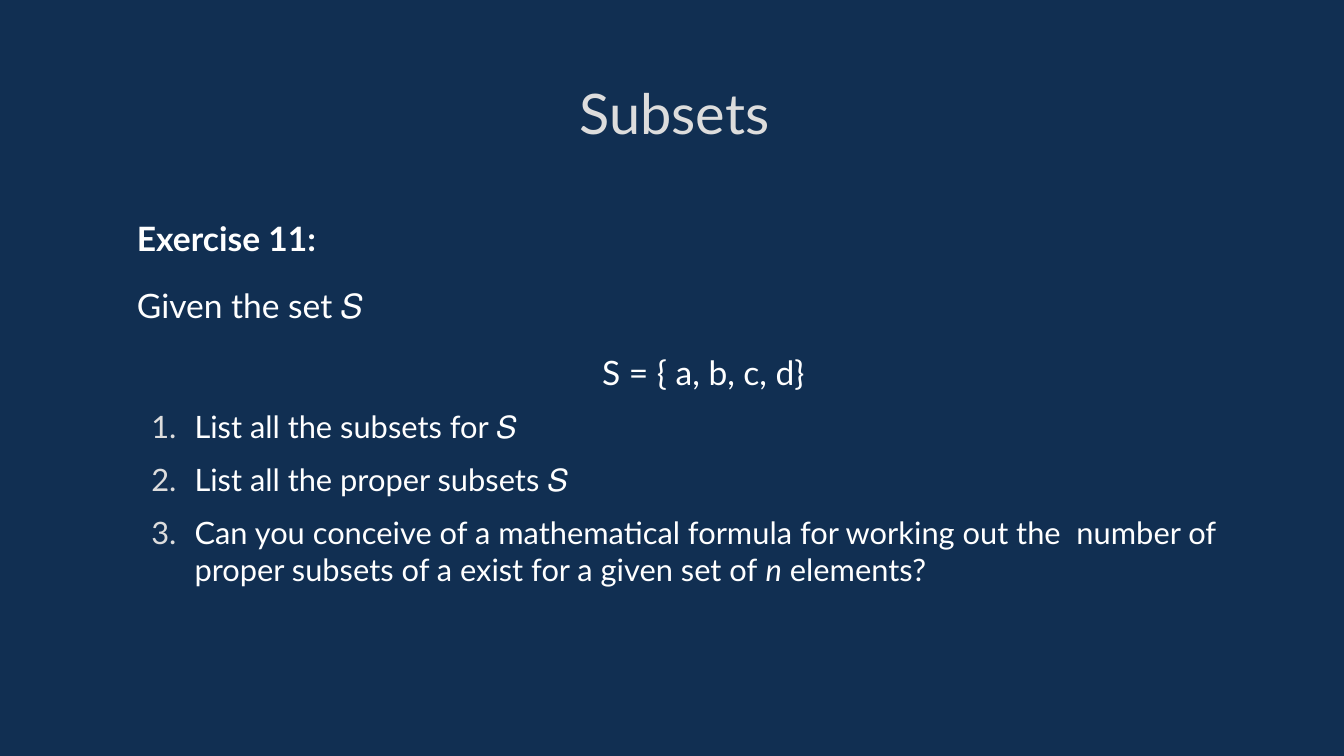
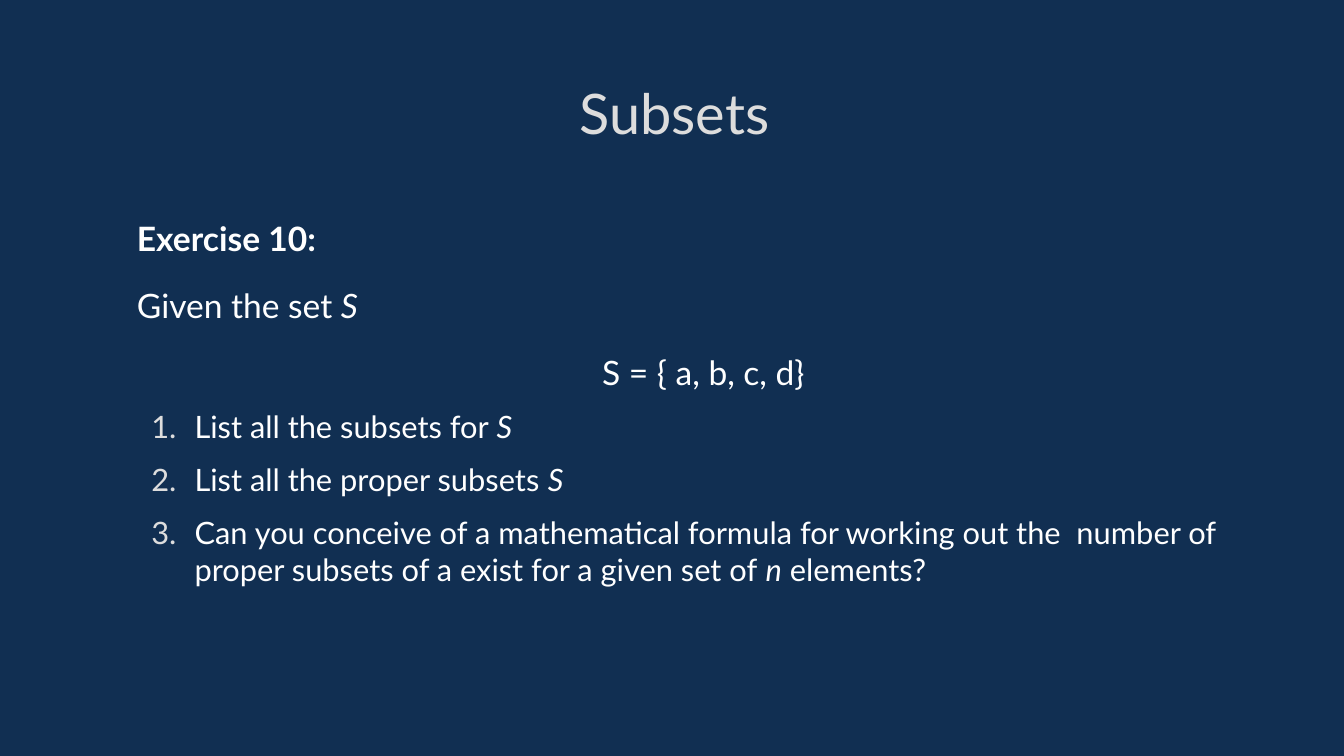
Before and after one commit to davidgundry/maths22-23, a slide deck: slide 49 of slides/maths-6-set-theory.odp (slide 50 before the commit). Drawn at 1344x756 pixels with LibreOffice and Linux fonts; fonts in the diff are those of the drawing. Boxes give left, top, right and bottom in pixels: in the first picture for what was removed or moved away, otherwise in the second. Text is boxed around its words. In the diff, an @@ line names an element or a change of style, - is before the commit and + after.

```diff
--- a/slides/maths-6-set-theory.odp
+++ b/slides/maths-6-set-theory.odp
@@ text at (137, 226, 358, 319): text changed @@
-Exercise 11:
-Given the set 𝑆
+Exercise 10:
+Given the set S
@@ text at (195, 415, 564, 497): text changed @@
-  1. List all the subsets for 𝑆
-  2. List all the proper subsets 𝑆
+  1. List all the subsets for S
+  2. List all the proper subsets S
```
Also in this commit, not shown: 35 other slides changed, 1 slide added, 2 slides removed, 7 other files.
